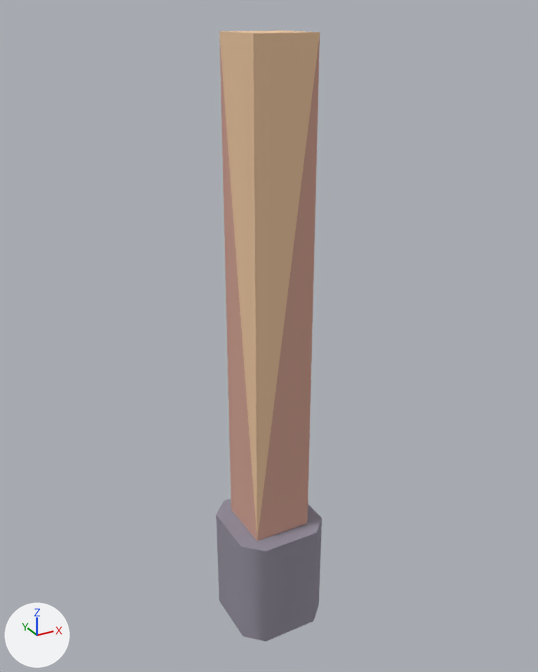
Renders of the glTF model example_game/world/props/pillar-wood.prop/model.glb from each side of a commit.
One viewpoint serves both versions: a 50 mm lens placed at (-1.051, -1.913, 2.037), pointed at (0.019, 0.032, 1.065). The lights are fixed; the arrows at lower left show +X, +Y and +Z. The older version comes first. Vertices at exactly the same position are counted once.

Before the edit, the objects in view are built like this:
```python
me_model = bpy.data.meshes.new('model')
me_model.from_pydata(...)  # 24 vertices, 42 faces; spans x -0.16..0.16, y -0.16..0.16, z -0.02..1.98
me_model.materials.append(mat_style)
ob_model = bpy.data.objects.new('model', me_model)
ob_model.location = (0.0, 0.0, 0.0)
```
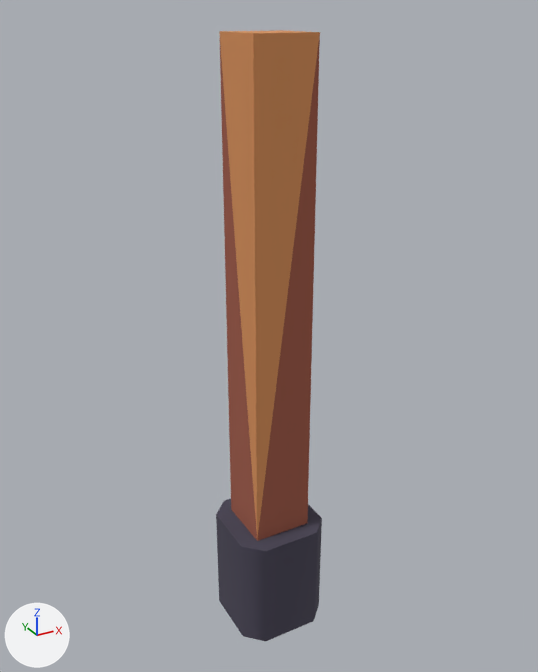
Where the change shows, as pixel boxes [x1, y1, x2, y2] in the pictures (538 x 672 px):
part 1 of me_model, recoloured (grey to greyish purple): [216, 499, 322, 641] in both
part 2 of me_model, recoloured (beige to orange): [219, 30, 320, 539] in both
part 3 of me_model, recoloured (beige to brown): [219, 32, 320, 541] in both

Diff of the bpy script that builds the scene:
```diff
--- a/example_game/world/props/pillar-wood.prop/model.glb.py
+++ b/example_game/world/props/pillar-wood.prop/model.glb.py
@@ me_model @@
 me_model.from_pydata(...)  # 24 vertices, 42 faces; spans x -0.16..0.16, y -0.16..0.16, z -0.02..1.98
 # used by ob_model
+# me_model part 1: 32 faces centred in x -0.16..0.16, y -0.16..0.16, z -0.02..0.38 are repainted in the vertex colours; the middle colour goes from grey #938e9d to greyish purple #494556
+# me_model part 2: 6 faces centred in x -0.1..0.1, y -0.1..0.1, z 1.45..1.98 are repainted in the vertex colours; the middle colour goes from beige #edc7a0 to orange #d9915a
+# me_model part 3: 4 faces centred in x -0.1..0.1, y -0.1..0.1, z 0.91 are repainted in the vertex colours; the middle colour goes from beige #d0a090 to brown #a05a47
 me_model.materials.append(mat_style)
```
